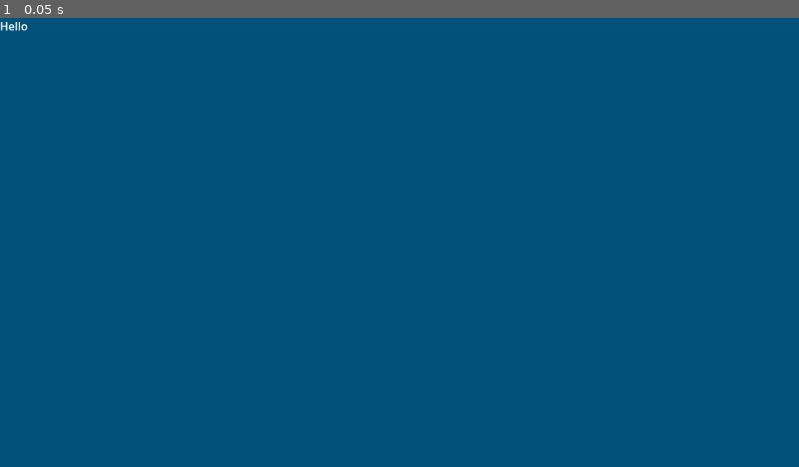
Above: before the commit, frame 1.
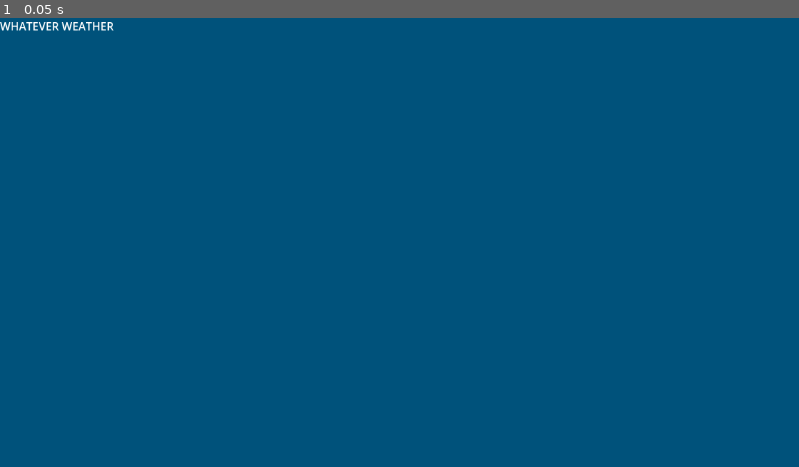
Above: after the commit, the same moment.

Repository: Claire1605/LittleDrip
Game: Godot game, scene res://Scenes/Main.tscn
Same seed, same stepped clock (60 frames per second), same inputs: the game is played once before the commit and once after it.
Inputs:
- Up to frame 1 (0.05 s): no input

The runs differ from the first frame. In frame 1, 0.2% of the frame differs, in the area x 0-15%, y 0-3%.
Error after the commit: Invalid access to property or key 'hourly' on a base object of type 'Nil'. (res://Scripts/WeatherRequest.gd:19)

Commit message:
open-meteo api working on pc, able to build to android but api not working on android yet

Diff:
--- a/whateverweather/Scenes/Main.tscn
+++ b/whateverweather/Scenes/Main.tscn
@@ -1,6 +1,6 @@
 [gd_scene load_steps=2 format=3 uid="uid://46bxwnfm5bec"]
 
-[ext_resource type="Script" uid="uid://ds0dpd5c2y084" path="res://Scripts/DisplayText.gd" id="1_r150o"]
+[ext_resource type="Script" uid="uid://be66rpgutl5mn" path="res://Scripts/WeatherRequest.gd" id="2_idj7w"]
 
 [node name="Control" type="Control"]
 layout_mode = 3
@@ -10,9 +10,12 @@
 grow_horizontal = 2
 grow_vertical = 2
 
-[node name="Label_test" type="Label" parent="."]
+[node name="TemperatureText" type="Label" parent="."]
 layout_mode = 0
 offset_right = 40.0
 offset_bottom = 23.0
-text = "TEST"
-script = ExtResource("1_r150o")
+text = "WHATEVER WEATHER"
+
+[node name="HTTPRequest" type="HTTPRequest" parent="."]
+script = ExtResource("2_idj7w")
+uiText = NodePath("../TemperatureText")
--- a/whateverweather/Scripts/DisplayText.gd
+++ /dev/null
@@ -1,5 +0,0 @@
-extends Label
-
-func _ready():
-	print("Printing text to Output")
-	text = "Hello"
--- /dev/null
+++ b/whateverweather/Scripts/WeatherRequest.gd
@@ -0,0 +1,23 @@
+extends HTTPRequest
+@export_node_path("Label") var uiText
+
+func _ready():
+	request_completed.connect(_on_request_completed)
+
+	# Perform a GET request. The URL below returns JSON as of writing.
+	var error = request("https://api.open-meteo.com/v1/forecast?latitude=56.4691&longitude=-2.9749&hourly=temperature_2m&forecast_days=1")
+	if error != OK:
+		push_error("An error occurred in the HTTP request.")
+
+func _on_request_completed(result, response_code, headers, body):
+	if result != HTTPRequest.RESULT_SUCCESS:
+		push_error("The HTTP request was unsuccesful")
+
+	var openMeteoJSON = JSON.parse_string(body.get_string_from_utf8())
+	# print(openMeteoJSON["hourly"]["temperature_2m"][0])
+
+	var temperatureString = "The current temperature is " + str(openMeteoJSON["hourly"]["temperature_2m"][0]) + "°C"
+	get_node_or_null(uiText).text = temperatureString
+
+# TO-DO
+# You have to wait for a request to finish before sending another one. Making multiple request at once requires you to have one node per request. A common strategy is to create and delete HTTPRequest nodes at runtime as necessary.
--- a/whateverweather/project.godot
+++ b/whateverweather/project.godot
@@ -18,4 +18,5 @@
 [rendering]
 
 renderer/rendering_method="mobile"
+textures/vram_compression/import_etc2_astc=true
 environment/defaults/default_clear_color=Color(0, 0.322192, 0.480906, 1)
Not shown, removed: whateverweather/Scripts/DisplayText.gd.uid
Not shown, added: whateverweather/Scripts/WeatherRequest.gd.uid
Not shown, added: whateverweather/export_presets.cfg
